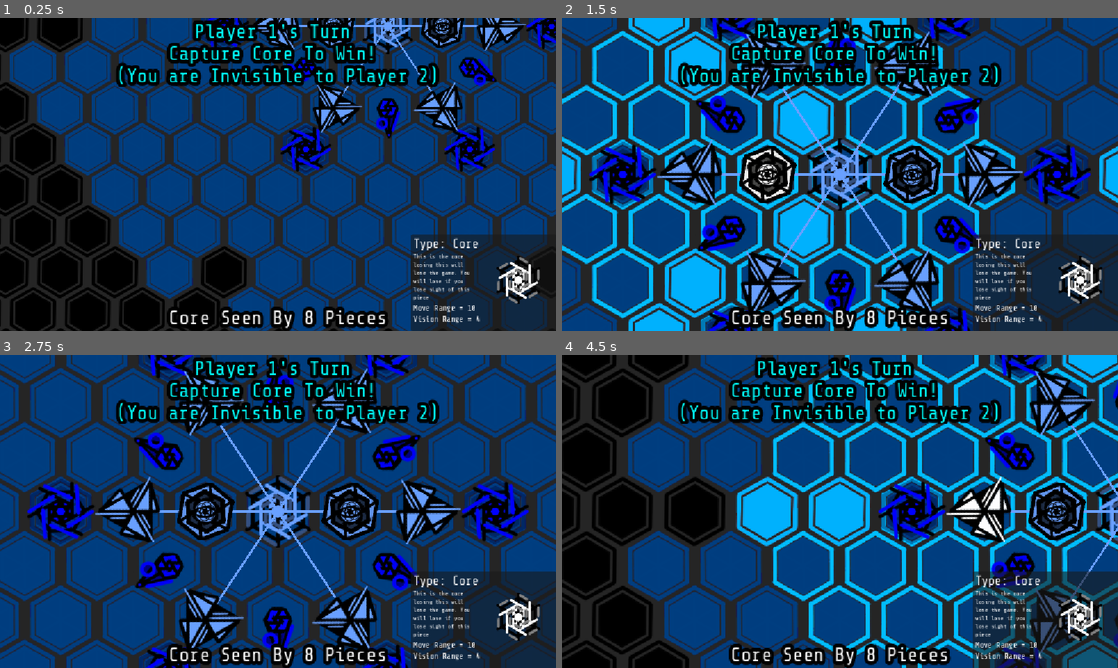
Above: before the commit, frames 1-4 (two rows, left to right).
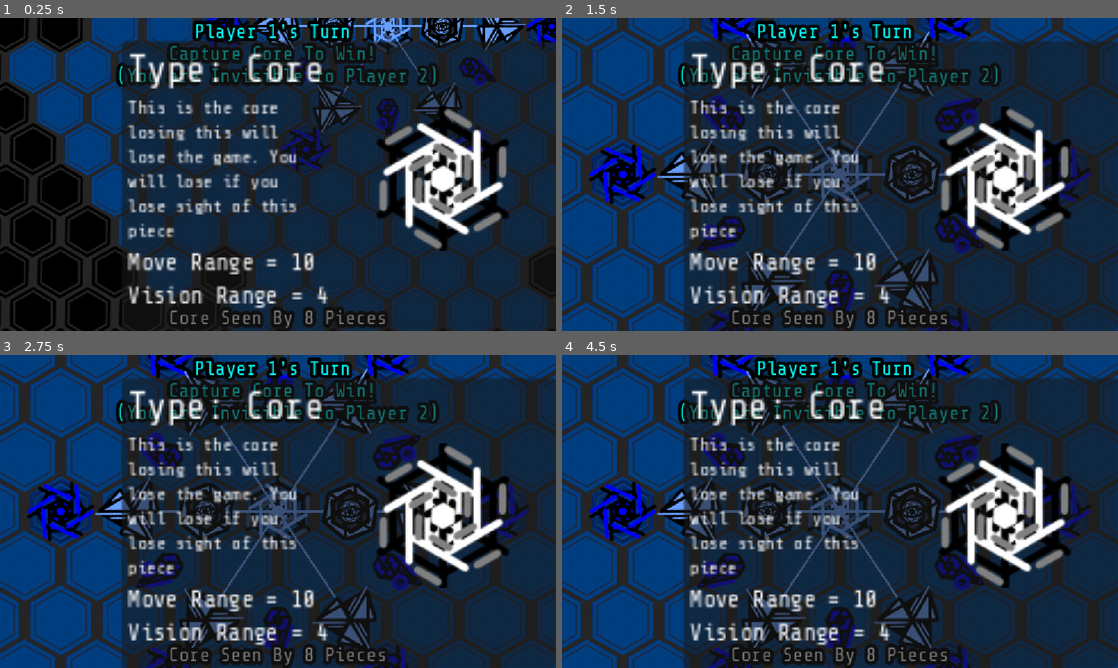
Above: after the commit, the same moments.

Repository: petesamerson/V-s-on
Game: Godot game, scene res://base_scene.tscn
Two runs of this game, one before a commit and one after it. Both use one fixed random seed, a clock stepped at 60 frames per second and the inputs below.
Inputs (mouse positions are in pixels of both pictures, inside the frame that each line leads up to):
- Up to frame 1 (0.25 s): no input
- Up to frame 2 (1.5 s): drag from (923, 64) to (1101, 64) at 0.52 s; tap Enter at 1.25 s; drag from (767, 174) to (912, 174) at 1.27 s
- Up to frame 3 (2.75 s): tap Space at 2 s; click (350, 511) at 2.17 s
- Up to frame 4 (4.5 s): tap Enter at 2.75, 4.25 s; drag from (1056, 511) to (767, 511) at 2.77 s; tap Space at 3.5 s; drag from (623, 511) to (912, 511) at 3.52 s; drag from (984, 511) to (756, 433) at 4.27 s

The runs differ from the first frame. In frame 1, 48% of the frame differs, in the area x 21-100%, y 7-100%; in frame 2, 54%; in frame 3, 46%; in frame 4, 71%, in the area x 0-100%, y 0-100%.

Commit message:
test new mobile size orentation

Diff:
--- a/base_scene.tscn
+++ b/base_scene.tscn
@@ -253,7 +253,7 @@
 Current Player
 "
 
-[node name="Selection Panel" type="Panel" parent="TurnLayer"]
+[node name="SelectionPanel" type="Panel" parent="TurnLayer"]
 custom_minimum_size = Vector2(300, 200)
 anchors_preset = 3
 anchor_left = 1.0
@@ -264,8 +264,9 @@
 offset_top = -200.0
 grow_horizontal = 0
 grow_vertical = 0
-
-[node name="MarginContainer" type="MarginContainer" parent="TurnLayer/Selection Panel"]
+pivot_offset = Vector2(300, 200)
+
+[node name="MarginContainer" type="MarginContainer" parent="TurnLayer/SelectionPanel"]
 layout_mode = 1
 anchors_preset = 15
 anchor_right = 1.0
@@ -277,22 +278,22 @@
 theme_override_constants/margin_right = 5
 theme_override_constants/margin_bottom = 5
 
-[node name="VBoxContainer" type="VBoxContainer" parent="TurnLayer/Selection Panel/MarginContainer"]
-layout_mode = 2
-
-[node name="HBoxContainer" type="HBoxContainer" parent="TurnLayer/Selection Panel/MarginContainer/VBoxContainer"]
-layout_mode = 2
-
-[node name="VBoxContainer" type="VBoxContainer" parent="TurnLayer/Selection Panel/MarginContainer/VBoxContainer/HBoxContainer"]
-layout_mode = 2
-
-[node name="PieceName" type="Label" parent="TurnLayer/Selection Panel/MarginContainer/VBoxContainer/HBoxContainer/VBoxContainer"]
+[node name="VBoxContainer" type="VBoxContainer" parent="TurnLayer/SelectionPanel/MarginContainer"]
+layout_mode = 2
+
+[node name="HBoxContainer" type="HBoxContainer" parent="TurnLayer/SelectionPanel/MarginContainer/VBoxContainer"]
+layout_mode = 2
+
+[node name="VBoxContainer" type="VBoxContainer" parent="TurnLayer/SelectionPanel/MarginContainer/VBoxContainer/HBoxContainer"]
+layout_mode = 2
+
+[node name="PieceName" type="Label" parent="TurnLayer/SelectionPanel/MarginContainer/VBoxContainer/HBoxContainer/VBoxContainer"]
 layout_mode = 2
 theme_override_fonts/font = ExtResource("30_ov3nv")
 theme_override_font_sizes/font_size = 25
 text = "Type: Core"
 
-[node name="Label" type="Label" parent="TurnLayer/Selection Panel/MarginContainer/VBoxContainer/HBoxContainer/VBoxContainer"]
+[node name="Label" type="Label" parent="TurnLayer/SelectionPanel/MarginContainer/VBoxContainer/HBoxContainer/VBoxContainer"]
 custom_minimum_size = Vector2(100, 100)
 layout_mode = 2
 theme_override_fonts/font = ExtResource("30_ov3nv")
@@ -300,18 +301,18 @@
 text = "This is the core losing this will lose the game. You will lose if you lose sight of this piece"
 autowrap_mode = 3
 
-[node name="MoveRange" type="Label" parent="TurnLayer/Selection Panel/MarginContainer/VBoxContainer/HBoxContainer/VBoxContainer"]
+[node name="MoveRange" type="Label" parent="TurnLayer/SelectionPanel/MarginContainer/VBoxContainer/HBoxContainer/VBoxContainer"]
 layout_mode = 2
 theme_override_fonts/font = ExtResource("30_ov3nv")
 text = "Move Range = 10"
 
-[node name="VisionRange" type="Label" parent="TurnLayer/Selection Panel/MarginContainer/VBoxContainer/HBoxContainer/VBoxContainer"]
+[node name="VisionRange" type="Label" parent="TurnLayer/SelectionPanel/MarginContainer/VBoxContainer/HBoxContainer/VBoxContainer"]
 layout_mode = 2
 theme_override_fonts/font = ExtResource("30_ov3nv")
 theme_override_font_sizes/font_size = 16
 text = "Vision Range = 4"
 
-[node name="TextureRect" type="TextureRect" parent="TurnLayer/Selection Panel/MarginContainer/VBoxContainer/HBoxContainer"]
+[node name="TextureRect" type="TextureRect" parent="TurnLayer/SelectionPanel/MarginContainer/VBoxContainer/HBoxContainer"]
 custom_minimum_size = Vector2(150, 150)
 layout_mode = 2
 texture = ExtResource("31_ixihg")
--- a/board.gd
+++ b/board.gd
@@ -6,6 +6,7 @@
 @onready var turn_label: RichTextLabel = $"../TurnLayer/TurnLabel"
 @onready var core_label: RichTextLabel = $"../TurnLayer/CoreLabel"
 @onready var turn_menu = $"../TurnLayer/PlayerSwitchOverlay"
+@onready var SelectionPanel= $"../TurnLayer/SelectionPanel"
 
 @export var capture_texture: Texture2D
 
@@ -46,7 +47,9 @@
 	)
 
 	if is_mobile_browser:
-		turn_menu.scale = 2.0
+		SelectionPanel.scale = Vector2(2.0,2.0)
+	else:
+		SelectionPanel.scale = Vector2(3.0,3.0)
 
 	# var touch_device := DisplayServer.is_touchscreen_available()
 
